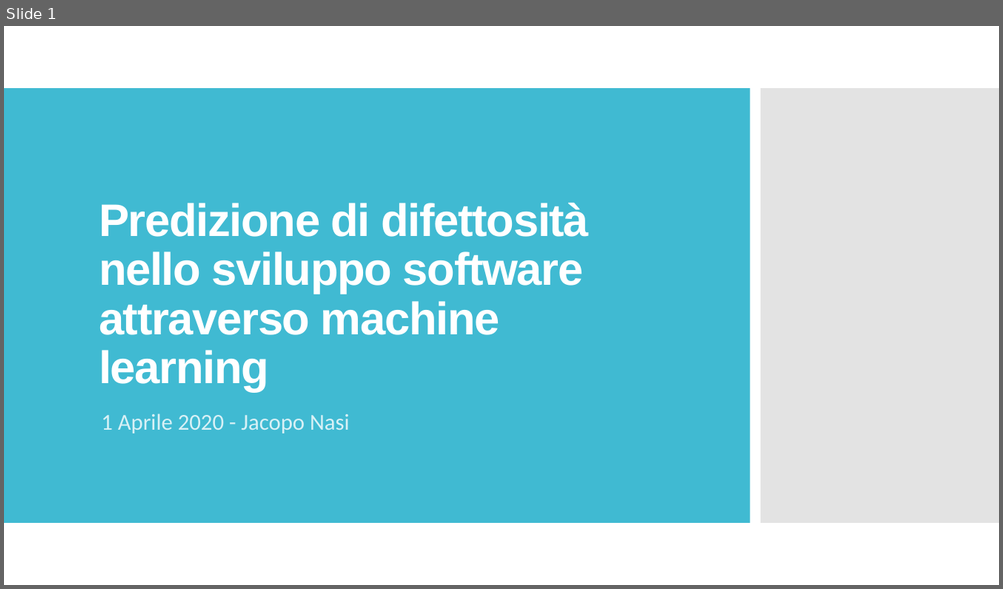
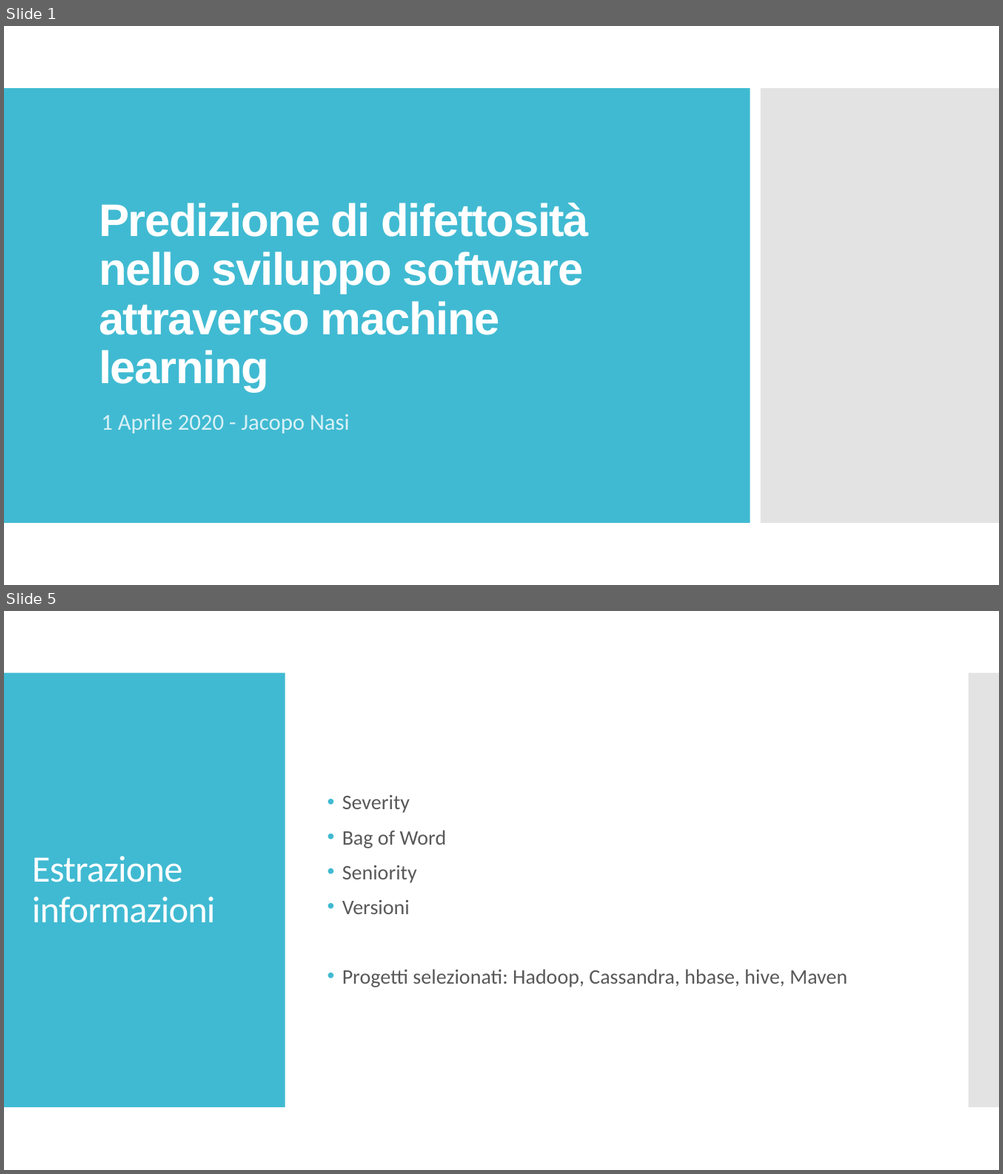
Before and after one commit to Jacopx/Thesis, a slide deck: Presentazione/Presentazione.pptx. Shown one above the other, each under a label of ours: slide 1 before the commit, slides 1 and 5 after it; the slides between them are not shown. The pictures are 1003x589 and 1003x1174 pixels, drawn with LibreOffice and Linux fonts; fonts in the diff are those of the drawing. Boxes give left, top, right and bottom in pixels: in the first picture for what was removed or moved away, otherwise in the second. Text is boxed around its words. In the diff, an @@ line names an element or a change of style, - is before the commit and + after.

```diff
--- a/Presentazione/Presentazione.pptx
+++ b/Presentazione/Presentazione.pptx
@@ slide 5 added at [4,611,999,1170], background #FFFFFF @@
@@ rectangle added at [4,673,285,1108], fill #40BAD2 @@
@@ rectangle added at [968,673,999,1108], fill #C8C8C8 at 50% opacity @@
@@ text added at [342,795,847,988], 20 pt, text #595959 @@
+• Severity
+• Bag of Word
+• Seniority
+• Versioni
+• Progetti selezionati: Hadoop, Cassandra, hbase, hive, Maven
@@ title added at [32,856,216,923], 36 pt, text #FFFFFF @@
+Estrazione
+informazioni
```
Also in this commit, not shown: 5 other slides added.
